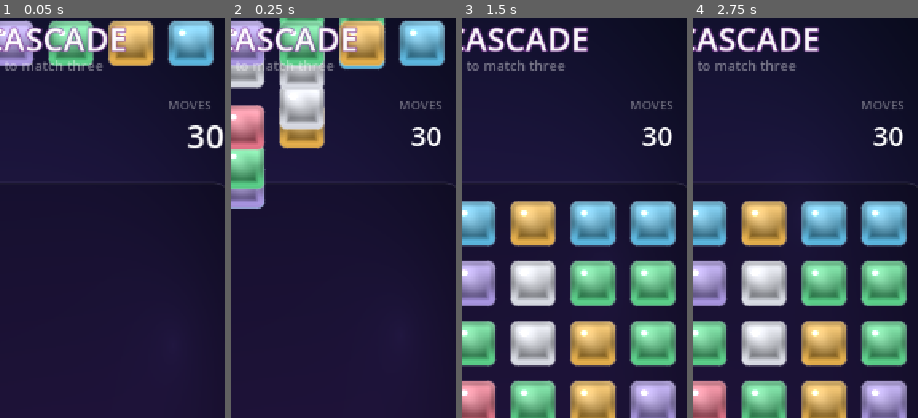
Above: before the commit, frames 1-4 (left to right).
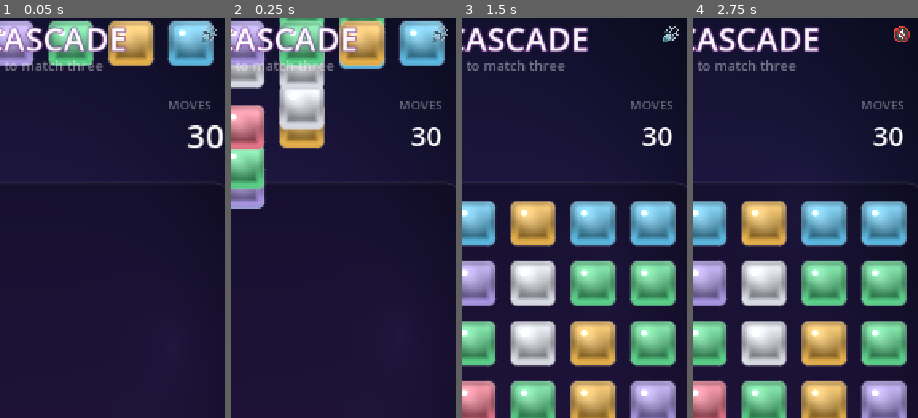
Above: after the commit, the same moments.

Repository: tachyurgy/gem-cascade
Game: Godot game, scene res://scenes/Main.tscn
Two runs of this game, one before a commit and one after it. Both use one fixed random seed, a clock stepped at 60 frames per second and the inputs below.
Inputs (mouse positions are % of the whole screen's width and height, from its top left):
- Up to frame 1 (0.05 s): no input
- Up to frame 2 (0.25 s): no input
- Up to frame 3 (1.5 s): click (94, 5) at 0.5 s, where only the run after the commit has a clickable "🔊"; click (94, 5) at 1.25 s, where only the run after the commit has a clickable "🔇"
- Up to frame 4 (2.75 s): click (94, 5) at 2 s, where only the run after the commit has a clickable "🔊"
The pictures show only the part of the screen within x 48-98%, y 3-53%; the shares and areas given below are measured in that part.

The runs differ from the first frame. In frame 1, 0.1% of the frame differs, in the area x 89-97%, y 2-6%; in frame 2, 0.1%; in frame 3, 0.2%; in frame 4, 0.2%.

Commit message:
Add procedural sound effects synthesized entirely in GDScript
Every SFX is built in code at boot (no audio asset files) and baked into an
AudioStreamWAV buffer, matching the game's all-shader, asset-free ethos. A new
Audio autoload owns a small voice pool so cues overlap cleanly during fast
cascades, plus envelope/glide oscillator synthesis for eight sounds:

- select / swap / invalid input feedback
- match: a plucky bell pitched a semitone higher per cascade step (the combo
  ladder), driven by the player's pitch_scale
- special-forge sparkle, special-detonation blast (noise crack + deep thump)
- soft land thud on refill settle, and a sweep on no-moves reshuffle

Wired through Board's existing resolve/swap/refill/reshuffle flow and Gem
selection. Adds a speaker mute toggle to the HUD; WebAudio unlocks on the
first tap the game already requires.

Diff:
--- a/project.godot
+++ b/project.godot
@@ -10,6 +10,10 @@
 run/main_scene="res://scenes/Main.tscn"
 config/features=PackedStringArray("4.6", "Mobile")
 config/icon="res://icon.svg"
+
+[autoload]
+
+Audio="*res://scripts/Audio.gd"
 
 [display]
 
--- /dev/null
+++ b/scripts/Audio.gd
@@ -0,0 +1,136 @@
+extends Node
+## Procedural sound bank. Every SFX is SYNTHESIZED in code at boot and baked into
+## an AudioStreamWAV buffer — there are no audio asset files, matching the game's
+## all-shader, asset-free ethos. Sounds play through a small voice pool so they
+## overlap cleanly during fast cascades. Registered as the `Audio` autoload.
+
+const RATE := 22050
+const POOL := 14
+
+var _players: Array[AudioStreamPlayer] = []
+var _next := 0
+var _bank := {}
+var muted := false
+
+
+func _ready() -> void:
+	# Keep mixing even if the tree is paused (e.g. during the record harness).
+	process_mode = Node.PROCESS_MODE_ALWAYS
+	for _i in POOL:
+		var p := AudioStreamPlayer.new()
+		p.bus = "Master"
+		add_child(p)
+		_players.append(p)
+	_build_bank()
+
+
+## Fire a named sound. `pitch` shifts it (used to climb the combo ladder);
+## `vol_db` trims level for the softer, more frequent cues.
+func play(sound: String, pitch: float = 1.0, vol_db: float = 0.0) -> void:
+	if muted or not _bank.has(sound):
+		return
+	var p := _players[_next]
+	_next = (_next + 1) % POOL
+	p.stream = _bank[sound]
+	p.pitch_scale = pitch
+	p.volume_db = vol_db
+	p.play()
+
+
+func set_muted(m: bool) -> void:
+	muted = m
+
+
+# ----------------------------------------------------------------- synthesis ---
+## Append an oscillator voice (with optional pitch glide + envelope) onto a
+## working buffer and return it. PackedArrays are copy-on-write, so we thread the
+## buffer through the return value rather than mutating in place.
+func _osc(buf: PackedFloat32Array, f0: float, f1: float, dur: float,
+		wave: String, amp: float, atk: float, dec: float,
+		t_off: float = 0.0) -> PackedFloat32Array:
+	var n := int(dur * RATE)
+	var start := int(t_off * RATE)
+	if buf.size() < start + n:
+		buf.resize(start + n)
+	var phase := 0.0
+	for i in n:
+		var t := float(i) / RATE
+		var prog := float(i) / maxf(n - 1, 1)
+		var f := lerpf(f0, f1, prog)
+		phase += TAU * f / RATE
+		var s := 0.0
+		match wave:
+			"sine": s = sin(phase)
+			"square": s = signf(sin(phase))
+			"saw": s = fmod(phase / TAU, 1.0) * 2.0 - 1.0
+			"tri": s = asin(clampf(sin(phase), -1.0, 1.0)) * (2.0 / PI)
+			"noise": s = randf() * 2.0 - 1.0
+		var env := t / atk if t < atk else exp(-(t - atk) * dec)
+		buf[start + i] += s * amp * env
+	return buf
+
+
+func _wav(buf: PackedFloat32Array) -> AudioStreamWAV:
+	var bytes := PackedByteArray()
+	bytes.resize(buf.size() * 2)
+	for i in buf.size():
+		bytes.encode_s16(i * 2, int(clampf(buf[i], -1.0, 1.0) * 32767.0))
+	var w := AudioStreamWAV.new()
+	w.format = AudioStreamWAV.FORMAT_16_BITS
+	w.mix_rate = RATE
+	w.stereo = false
+	w.data = bytes
+	return w
+
+
+func _build_bank() -> void:
+	var b: PackedFloat32Array
+
+	# select — a small, bright confirmation blip.
+	b = PackedFloat32Array()
+	b = _osc(b, 1320.0, 1320.0, 0.07, "sine", 0.32, 0.004, 60.0)
+	_bank["select"] = _wav(b)
+
+	# swap — a quick airy up-whoosh: filtered noise + a rising sine.
+	b = PackedFloat32Array()
+	b = _osc(b, 320.0, 720.0, 0.13, "sine", 0.22, 0.01, 26.0)
+	b = _osc(b, 0.0, 0.0, 0.13, "noise", 0.05, 0.005, 40.0)
+	_bank["swap"] = _wav(b)
+
+	# invalid — a low, dull double buzz (the "nope").
+	b = PackedFloat32Array()
+	b = _osc(b, 150.0, 110.0, 0.10, "square", 0.20, 0.005, 28.0)
+	b = _osc(b, 150.0, 110.0, 0.10, "square", 0.18, 0.005, 28.0, 0.11)
+	_bank["invalid"] = _wav(b)
+
+	# match — a plucky bell. Pitched up per combo step at play() time.
+	b = PackedFloat32Array()
+	b = _osc(b, 660.0, 660.0, 0.22, "tri", 0.30, 0.004, 22.0)
+	b = _osc(b, 1320.0, 1320.0, 0.18, "sine", 0.14, 0.004, 30.0)   # octave shimmer
+	b = _osc(b, 990.0, 990.0, 0.16, "sine", 0.08, 0.004, 34.0)     # fifth
+	_bank["match"] = _wav(b)
+
+	# special — a sparkly three-note rising arpeggio when a piece is forged.
+	b = PackedFloat32Array()
+	b = _osc(b, 784.0, 784.0, 0.10, "sine", 0.26, 0.004, 38.0, 0.00)
+	b = _osc(b, 988.0, 988.0, 0.10, "sine", 0.26, 0.004, 38.0, 0.06)
+	b = _osc(b, 1319.0, 1319.0, 0.16, "sine", 0.28, 0.004, 30.0, 0.12)
+	_bank["special"] = _wav(b)
+
+	# blast — a punchy boom: noise crack over a deep falling sine thump.
+	b = PackedFloat32Array()
+	b = _osc(b, 0.0, 0.0, 0.22, "noise", 0.30, 0.002, 24.0)
+	b = _osc(b, 220.0, 60.0, 0.30, "sine", 0.45, 0.004, 13.0)
+	b = _osc(b, 110.0, 40.0, 0.30, "tri", 0.22, 0.004, 12.0)
+	_bank["blast"] = _wav(b)
+
+	# land — a soft, short low thud as gems settle.
+	b = PackedFloat32Array()
+	b = _osc(b, 240.0, 150.0, 0.09, "sine", 0.30, 0.003, 48.0)
+	_bank["land"] = _wav(b)
+
+	# shuffle — a descending then ascending sweep (the board re-rolls).
+	b = PackedFloat32Array()
+	b = _osc(b, 700.0, 240.0, 0.22, "saw", 0.18, 0.01, 14.0)
+	b = _osc(b, 240.0, 760.0, 0.26, "saw", 0.20, 0.01, 11.0, 0.20)
+	_bank["shuffle"] = _wav(b)
--- a/scripts/Board.gd
+++ b/scripts/Board.gd
@@ -176,6 +176,7 @@
 func _select(g: Gem) -> void:
 	_selected = g
 	g.set_selected(true)
+	Audio.play("select")
 
 
 func _clear_selection() -> void:
@@ -204,6 +205,7 @@
 	if a == null or b == null:
 		return
 	_busy = true
+	Audio.play("swap")
 	_swap_in_grid(a, b)
 	a.move_to(_cell_pos(a.col, a.row), 0.18)
 	b.move_to(_cell_pos(b.col, b.row), 0.18)
@@ -213,6 +215,7 @@
 	var has_special := a.special != Gem.NONE or b.special != Gem.NONE
 	if matches.is_empty() and not has_special:
 		# Invalid: swap back with a little shake.
+		Audio.play("invalid")
 		_swap_in_grid(a, b)
 		a.move_to(_cell_pos(a.col, a.row), 0.18)
 		b.move_to(_cell_pos(b.col, b.row), 0.18)
@@ -288,6 +291,8 @@
 
 		combo += 1
 		emit_signal("combo_changed", combo)
+		# Each cascade step rings a semitone higher — the satisfying combo ladder.
+		Audio.play("match", pow(2.0, min(combo - 1, 12) / 12.0))
 
 		# Decide which cells become new special pieces (don't clear those).
 		var survivors := {}    # Vector2i -> kind
@@ -322,6 +327,8 @@
 				g.pop()
 
 		# Forge the new specials.
+		if not survivors.is_empty():
+			Audio.play("special")
 		for cell in survivors:
 			var g: Gem = _grid[cell.x][cell.y]
 			if g:
@@ -380,6 +387,7 @@
 				queue.append(t)
 	if not done.is_empty():
 		_shake(5.0)
+		Audio.play("blast")
 
 
 # ----------------------------------------------------- gravity & refill ---
@@ -414,6 +422,8 @@
 			g.move_to(_cell_pos(c, r), dur, spawn * 0.02, Tween.TRANS_BOUNCE)
 			longest = max(longest, dur)
 			spawn += 1
+	# A soft thud when the wave of gems settles into place.
+	Audio.play("land", randf_range(0.95, 1.05), -4.0)
 	await get_tree().create_timer(longest + 0.05).timeout
 
 
@@ -466,6 +476,7 @@
 
 func _reshuffle() -> void:
 	emit_signal("shuffled")
+	Audio.play("shuffle")
 	# Re-roll types in place until at least one move exists and no instant matches.
 	for _i in 40:
 		for c in COLS:
--- a/scripts/Game.gd
+++ b/scripts/Game.gd
@@ -64,6 +64,8 @@
 	subtitle.size = Vector2(W, 30)
 	layer.add_child(subtitle)
 
+	_build_mute_button(layer)
+
 	_score_lbl = _make_stat(layer, "SCORE", Vector2(40, 168), HORIZONTAL_ALIGNMENT_LEFT)
 	_moves_lbl = _make_stat(layer, "MOVES", Vector2(W - 240, 168), HORIZONTAL_ALIGNMENT_RIGHT)
 	_combo_lbl = Label.new()
@@ -76,6 +78,24 @@
 	_combo_lbl.size = Vector2(W, 48)
 	_combo_lbl.modulate.a = 0.0
 	layer.add_child(_combo_lbl)
+
+
+## A small speaker glyph in the top-right that toggles all sound.
+func _build_mute_button(parent: Node) -> void:
+	var btn := Button.new()
+	btn.flat = true
+	btn.text = "🔊"
+	btn.focus_mode = Control.FOCUS_NONE
+	btn.add_theme_font_size_override("font_size", 30)
+	btn.add_theme_color_override("font_color", Color(1, 1, 1, 0.8))
+	btn.position = Vector2(W - 70, 44)
+	btn.size = Vector2(52, 52)
+	parent.add_child(btn)
+	btn.pressed.connect(func() -> void:
+		Audio.set_muted(not Audio.muted)
+		btn.text = "🔇" if Audio.muted else "🔊"
+		if not Audio.muted:
+			Audio.play("select"))
 
 
 func _make_stat(parent: Node, caption: String, pos: Vector2, align: int) -> Label:
Not shown, added: scripts/Audio.gd.uid
